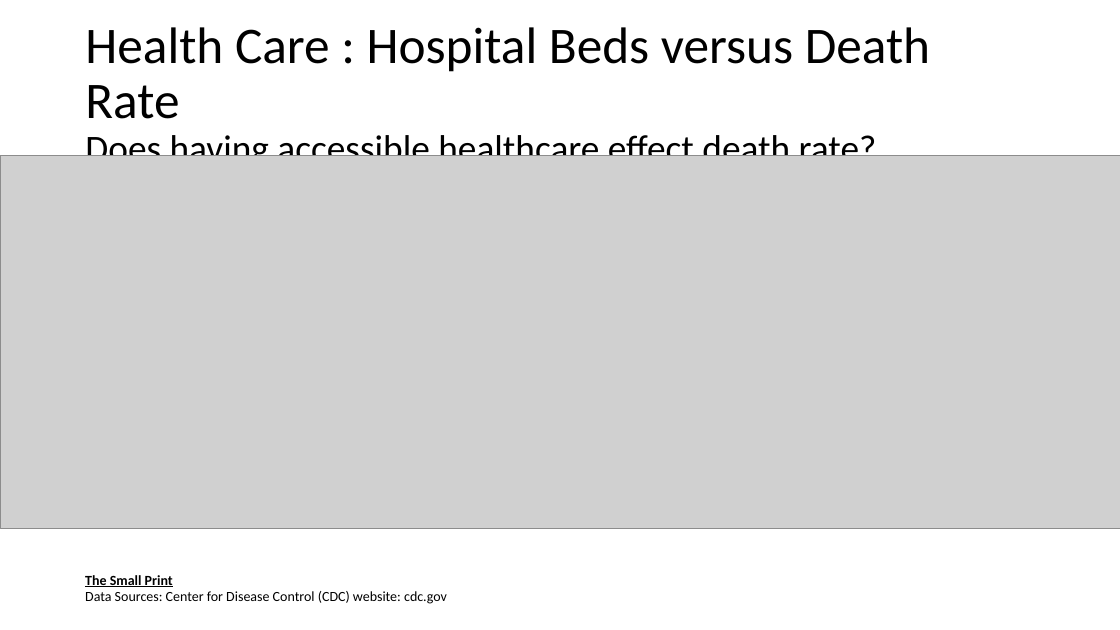
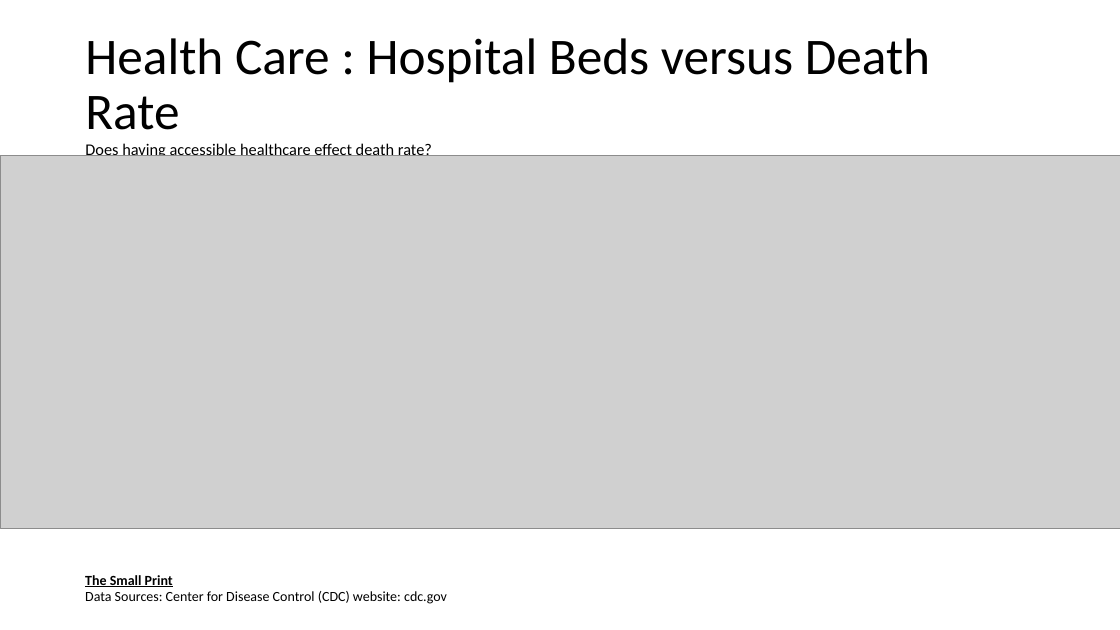
Before and after one commit to jenniecinelli/project_one, a slide deck: slide 11 of Folder0/Presentation.pptx (slide 10 before the commit). Drawn at 1120x630 pixels with LibreOffice and Linux fonts; fonts in the diff are those of the drawing; grey boxes stand for pictures. Boxes give left, top, right and bottom in pixels: in the first picture for what was removed or moved away, otherwise in the second. Text is boxed around its words. In the diff, an @@ line names an element or a change of style, - is before the commit and + after.

```diff
--- a/Folder0/Presentation.pptx
+++ b/Folder0/Presentation.pptx
@@ title "Health Care : Hospital Beds ..." at box(85, 38, 930, 156): size 32 to 14 pt in "Does having accessible healthcare effect death rate?" @@
```
Also in this commit, not shown: 4 other slides changed, 1 slide added, 8 other files.
